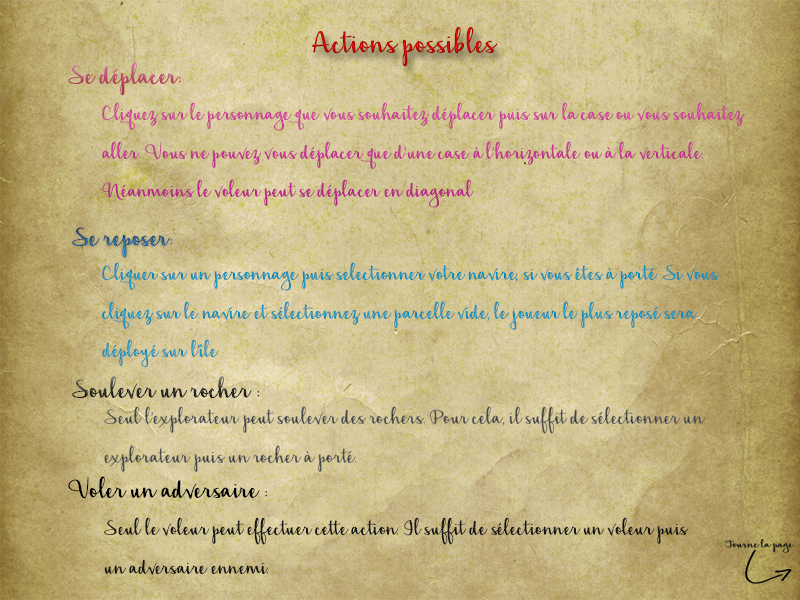
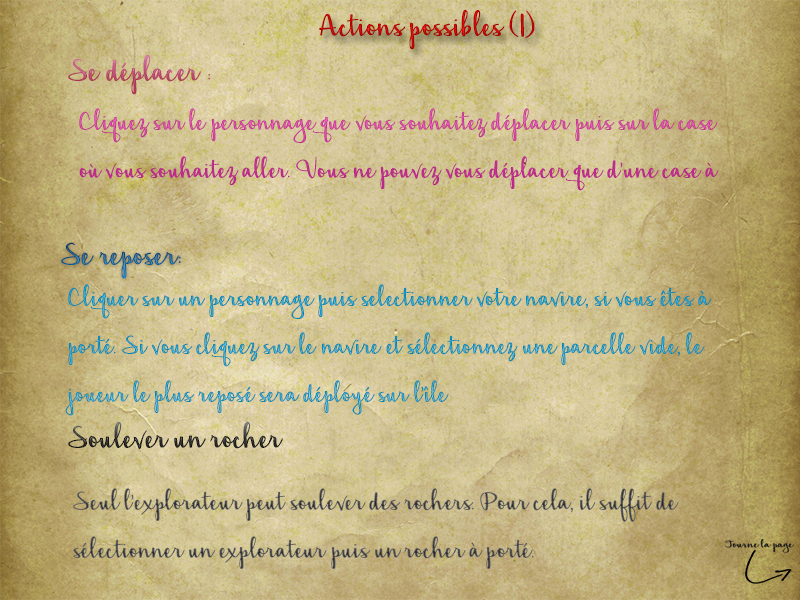
Layer changes from the first (800, 600) image to the second:
removed layer "Seul le voleur peut effectuer cette action. Il suffit de sélect" over [104, 517, 689, 575]
painted on "Seul l’explorateur peut soulever des rochers. Pour cela, il suf" over [73, 406, 705, 569]
painted on "Cliquer sur un personnage puis selectionner votre navire, si vo" over [65, 262, 720, 416]
painted on "Cliquez sur le personnage que vous souhaitez déplacer puis sur" over [79, 102, 745, 208]
removed layer "Voler un adversaire :" over [68, 476, 267, 499]
painted on "Soulever un rocher :" over [68, 376, 283, 449]
painted on "Se reposer:" over [61, 227, 181, 279]
renamed "Se déplacer:" to "Se déplacer :", painted on it over [68, 55, 210, 95]
renamed "Actions possibles" to "Actions possibles (1)", painted on it over [312, 9, 535, 67]
